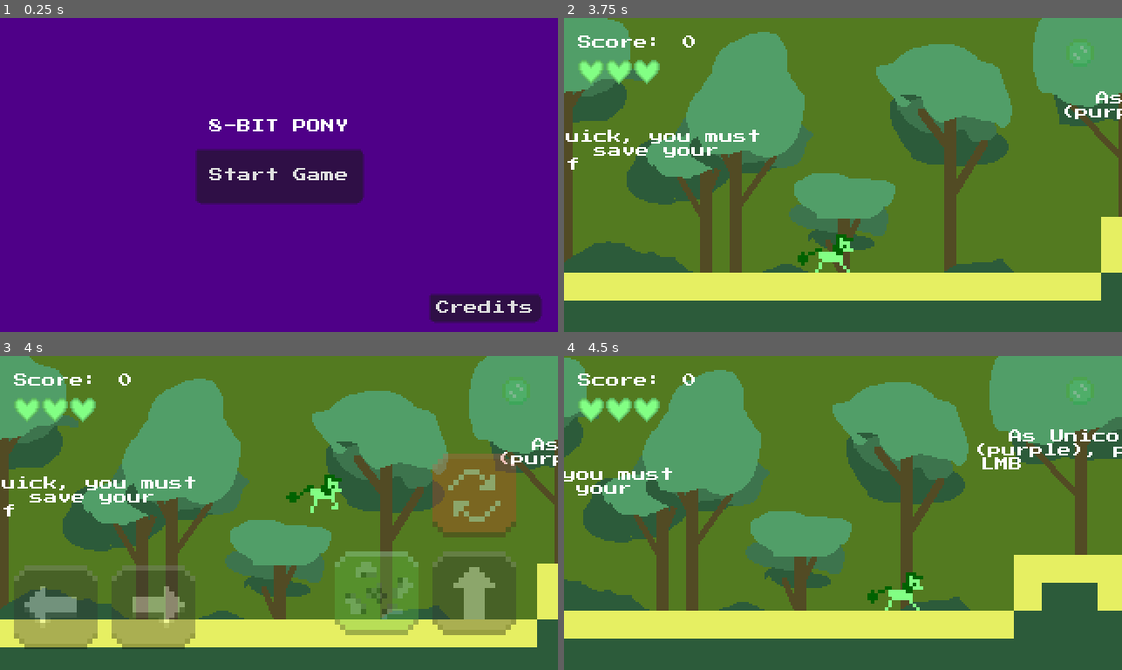
Above: before the commit, frames 1-4 (two rows, left to right).
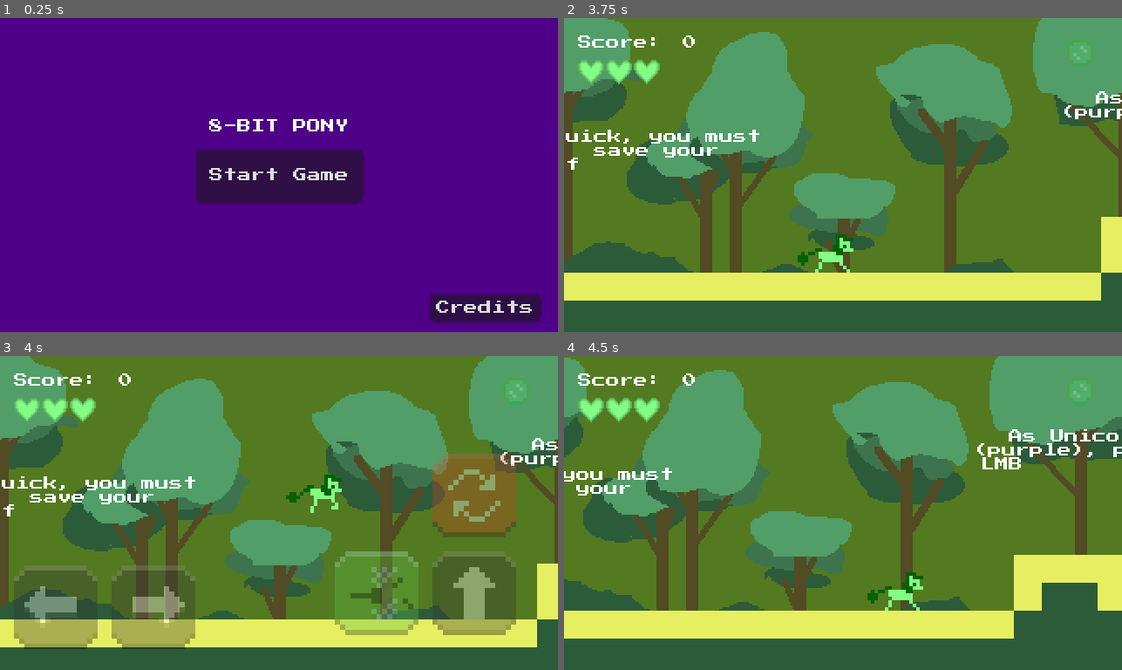
Above: after the commit, the same moments.

Repository: 100-Devs-1-Game/8bitPony
Game: Godot game, scene res://Scenes/Rooms/main_menu.tscn
Two runs of this game, one before a commit and one after it. Both use one fixed random seed, a clock stepped at 60 frames per second and the inputs below. Sound files missing from this copy of the repository are replaced by a short silence.
Inputs (mouse positions are in pixels of both pictures, inside the frame that each line leads up to):
- Up to frame 1 (0.25 s): no input
- Up to frame 2 (3.75 s): click "Start Game" at 0.5 s; tap E (Interact) at 1.25, 2, 2.75, 3.5, 3.6 s; move the mouse to (870, 181) at 1.27 s; press the mouse at (870, 181) at 1.28 s; hold D (Right) 1.28-2.78 s; tap Space (Jump) at 1.52, 2.27 s; move the mouse to (731, 190) at 2.02 s; release the mouse at (731, 190) at 2.03 s; click (731, 190) at 2.1 s; move the mouse to (898, 105) at 2.77 s; hold A (Left) 2.78-3.53 s; hold Right mouse button (ChangePony) 2.78-3.53 s; click (898, 105) at 3.05 s; move the mouse to (815, 237) at 3.52 s; hold D (Right) from 3.53 s (still down)
- Up to frame 3 (4 s): keep holding D (Right); tap Space (Jump) at 3.77 s; click (251, 575) at 3.8 s
- Up to frame 4 (4.5 s): keep holding D (Right); tap E (Interact) at 4.25 s; move the mouse to (1010, 560) at 4.27 s; press the mouse at (1010, 560) at 4.28 s

Frames 1-2 are identical in both runs. In frame 3, 0.8% of the frame differs, in the area x 61-75%, y 65-84%; in frame 4, nothing differs.

Commit message:
Update touch action button texture when earth pony is not on floor

Diff:
--- a/src/Images/Assets/Misc/Buttons/pony_type_textured_touch_screen_button.gd
+++ b/src/Images/Assets/Misc/Buttons/pony_type_textured_touch_screen_button.gd
@@ -6,7 +6,9 @@
 
 @export var pony_type_normal_texture: Dictionary[PonyType, int]
 @export var pony_type_pressed_texture: Dictionary[PonyType, int]
+@export var earth_pony_on_floor_offset: bool = false
 
+var was_on_floor: bool = true
 
 func _ready() -> void:
 	if not Engine.is_editor_hint():
@@ -25,4 +27,22 @@
 		normal_texture_index = pony_type_normal_texture[new_pony_type]
 	if pony_type_pressed_texture.has(new_pony_type):
 		pressed_texture_index = pony_type_pressed_texture[new_pony_type]
+	if earth_pony_on_floor_offset:
+		match new_pony_type:
+			PonyType.Earth:
+				was_on_floor = true
+				_handle_earth_pony_on_floor(Global.player.is_on_floor())
+				Global.player.on_earth_pony_on_floor.connect(_handle_earth_pony_on_floor)
+			_:
+				Global.player.on_earth_pony_on_floor.disconnect(_handle_earth_pony_on_floor)
 	_update()
+
+func _handle_earth_pony_on_floor(is_on_floor: bool):
+	if was_on_floor != is_on_floor:
+		was_on_floor = is_on_floor
+		if is_on_floor:
+			normal_texture_index -= 1
+			pressed_texture_index -= 1
+		else:
+			normal_texture_index += 1
+			pressed_texture_index += 1
--- a/src/Scenes/Characters/Player/player.gd
+++ b/src/Scenes/Characters/Player/player.gd
@@ -40,6 +40,7 @@
 var is_stomping:bool = false
 
 signal on_pony_type_changed(new_pony_type: PonyType)
+signal on_earth_pony_on_floor(is_on_floor: bool)
 
 var enabled: bool:
 	set(value):
@@ -64,7 +65,6 @@
 	if $CollisionShape2D.disabled:
 		await get_tree().physics_frame
 		$CollisionShape2D.disabled = false
-
 
 func _default_movement(_delta: float): #player moment from the character2d script
 	if has_state(PonyStateMachine.Die):
@@ -92,7 +92,6 @@
 		velocity.x = move_toward(velocity.x, 0, speed)
 
 	move_and_slide()
-
 
 func _unhandled_input(event: InputEvent) -> void:
 	if not has_state(PonyStateMachine.Die):
@@ -183,6 +182,11 @@
 		remove_state(PonyStateMachine.Jump)
 		remove_state(PonyStateMachine.Fall)
 
+	# --- Update HUD Action touch button
+	match pony_type:
+		PonyType.Earth:
+			on_earth_pony_on_floor.emit(is_on_floor())
+
 	# --- Action ---
 	match pony_type:
 		PonyType.Pegasus:
--- a/src/Scenes/HUD/Mobile/hud_mobile.tscn
+++ b/src/Scenes/HUD/Mobile/hud_mobile.tscn
@@ -207,6 +207,7 @@
 1: 18,
 2: 15
 })
+earth_pony_on_floor_offset = true
 texture = ExtResource("2_grhg1")
 normal_texture_index = 3
 pressed_texture_index = 8
